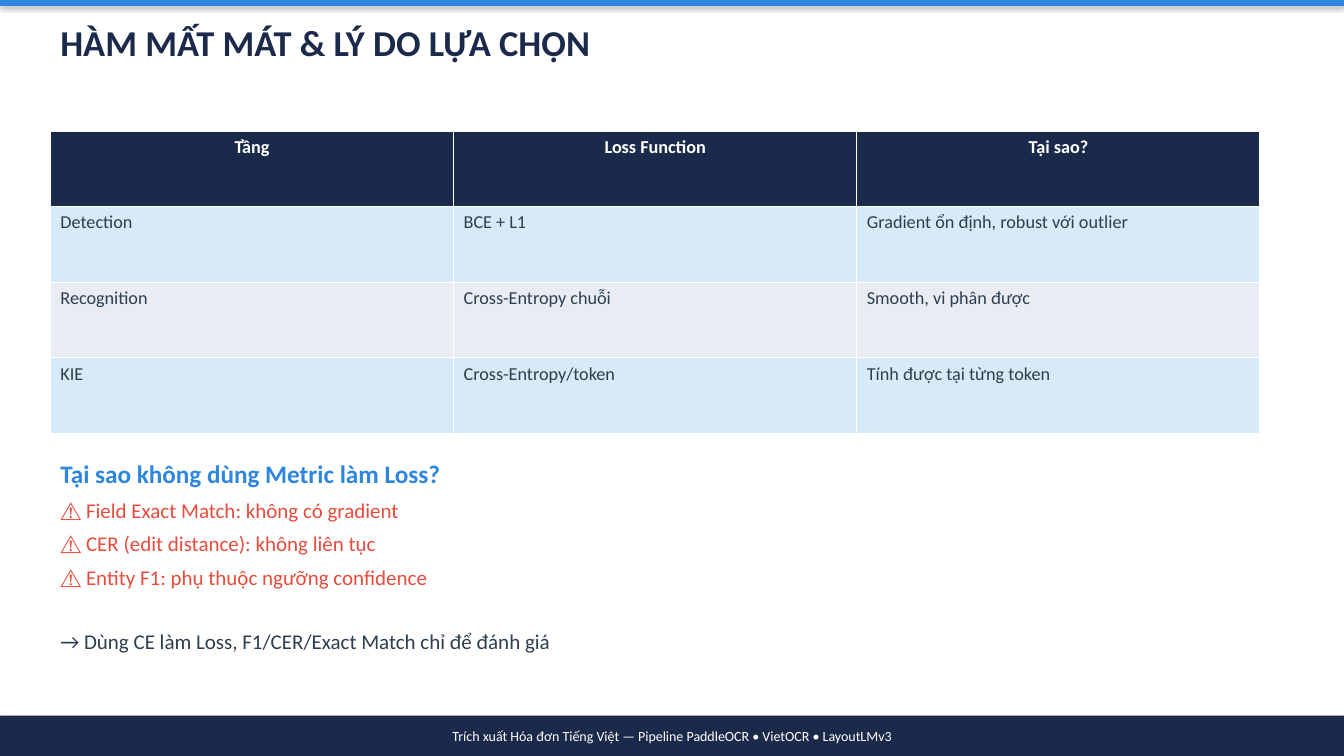
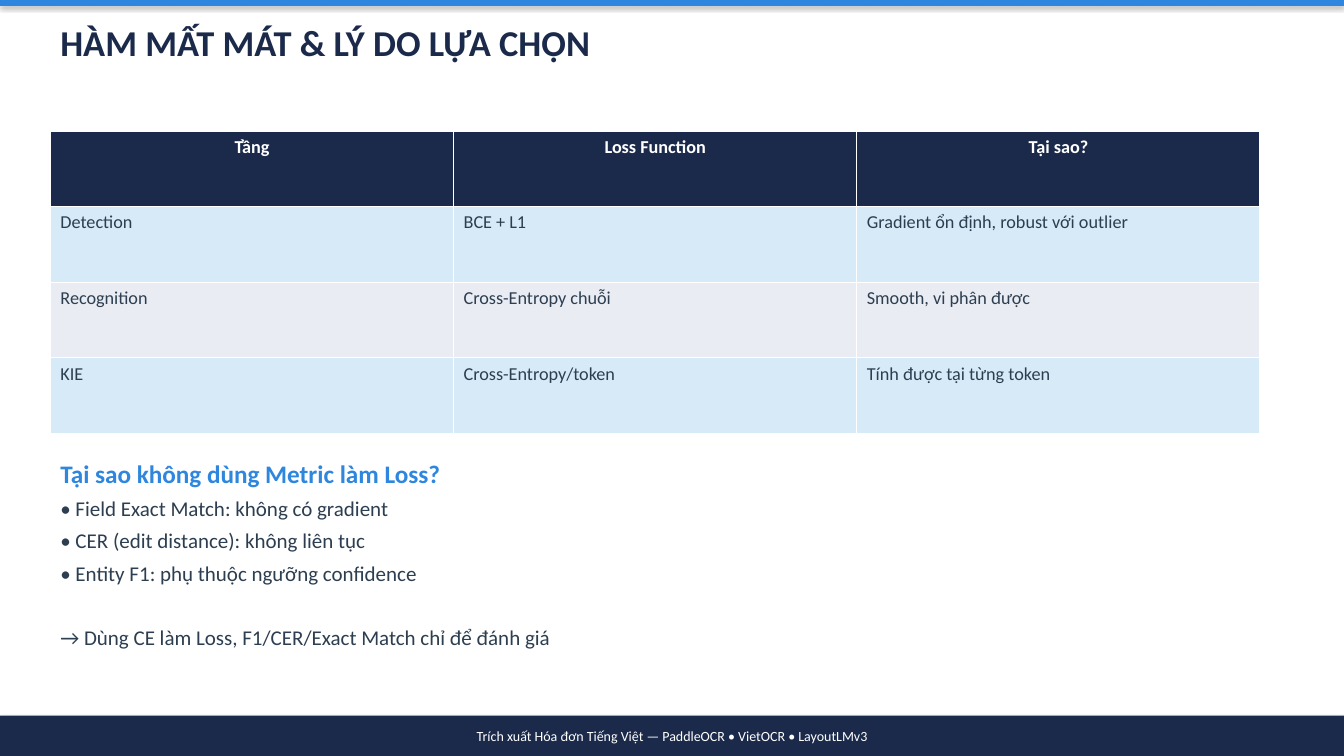
Before and after one commit to simasangggg/smartvn-report, a slide deck: slide 16 of slides/OCR-Presentation.pptx (slide 22 before the commit). Drawn at 1344x756 pixels with LibreOffice and Linux fonts; fonts in the diff are those of the drawing. Boxes give left, top, right and bottom in pixels: in the first picture for what was removed or moved away, otherwise in the second. Text is boxed around its words. In the diff, an @@ line names an element or a change of style, - is before the commit and + after.

Commit message:
refactor: OCR PPTX 21 slides với hình minh họa
- Giảm 29 → 21 slides (bỏ section dividers)
- Thêm 5 hình minh họa: Pipeline, Three-tiers, DB algorithm, VietOCR attention, LayoutLMv3
- Nội dung đầy đủ 8 phần như file PDF gốc

```diff
--- a/slides/OCR-Presentation.pptx
+++ b/slides/OCR-Presentation.pptx
@@ text at [75,501,417,585]: text changed; text colour #E74C3C to #2C3E50 @@
-⚠ Field Exact Match: không có gradient
-⚠ CER (edit distance): không liên tục
-⚠ Entity F1: phụ thuộc ngưỡng confidence
+• Field Exact Match: không có gradient
+• CER (edit distance): không liên tục
+• Entity F1: phụ thuộc ngưỡng confidence
@@ text in rectangle at [477,730,867,744]: text changed @@
-Trích xuất Hóa đơn Tiếng Việt — Pipeline PaddleOCR • VietOCR • LayoutLMv3
+Trích xuất Hóa đơn Tiếng Việt — PaddleOCR • VietOCR • LayoutLMv3
```
Also in this commit, not shown: 20 other slides changed, 8 slides removed, 6 other files.
